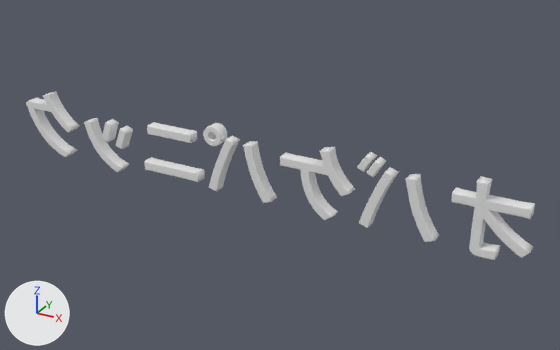
An edit to the Blender file Resources/TitleName2/TitleName2.blend, drawn before and after from the same camera.
Before and after are seen from a 50 mm camera at (6.71, -16.05, 8.55) aimed at (-2.33, 0.39, 0.34). The lights are fixed; the arrows at lower left show +X, +Y and +Z. Text is drawn in Blender's own font.

The first picture shows 'テキスト'.
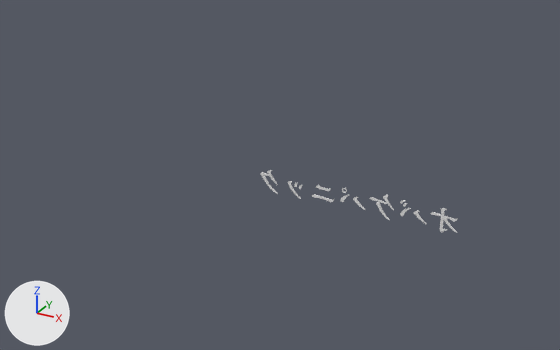
Where the change shows, as pixel boxes [x1, y1, x2, y2] in the pictures (560 x 350 px):
'テキスト', reshaped, turned: before [26, 91, 535, 260]; after [260, 170, 458, 233]

The change, as a list of edits to the scene's bpy script:
```text
Add mat_マテリアル_003:
    mat_マテリアル_003 = principled_material('マテリアル.003')
    mat_マテリアル_003.base_color = (0.8, 0.8, 0.8)  # white #e7e7e7
Add me_テキスト_001:
    me_テキスト_001.from_pydata(...)  # 14356 vertices, 10715 faces; spans x -2.7..2.6, y -0.01..0.01, z -0.03..0.62
    me_テキスト_001.materials.append(mat_マテリアル_003)  # white #e7e7e7
Change ob_テキスト:
    ob_テキスト: bpy.data.objects.new('テキスト', txt_テキスト) -> bpy.data.objects.new('テキスト', me_テキスト_001)
    ob_テキスト.rotation_euler: (1.571, 0.0, 3.142) -> (0.0, 0.0, 0.0)  # degrees (90, 0, 180) -> degrees (0, 0, 0)
```
